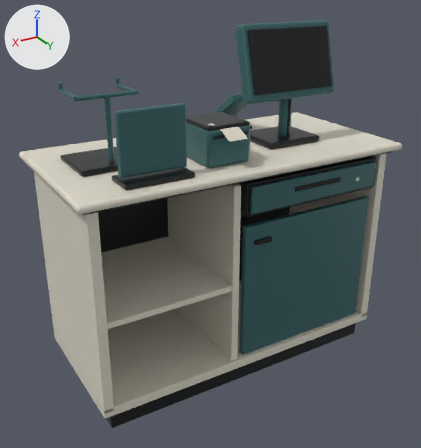
Before and after pictures for a commit that changed the Blender file models/cashier-counter-pos/sources/cashier-counter-pos.blend.
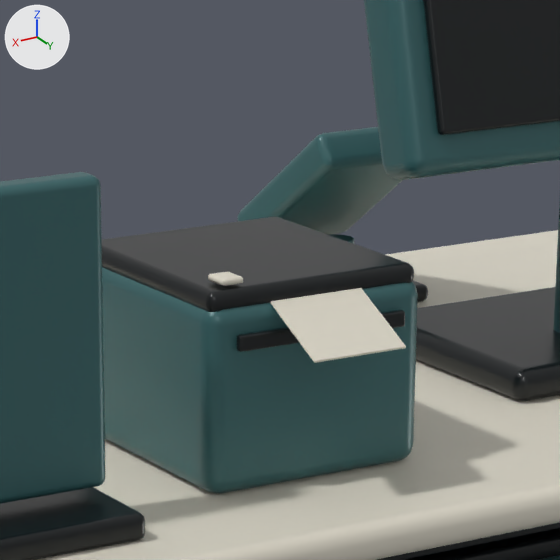
Each version is shown whole from a 50 mm camera at (1.199, 1.961, 1.596) aimed at (0.035, 0.021, 0.626), then close up on the part from 39% to 66% of the width and 15% to 41% of the height. The lights are fixed; the arrows at upper left show +X, +Y and +Z. The first two pictures are the older version.

Names of what the first close-up shows: 'CARD_Housing', 'CARD_Support', 'COUNTER_Countertop', 'DRAWER_Case', 'POS_Base', 'POS_BlankDarkTouchscreen', 'POS_Housing', 'PRINTER_BlankReceipt', 'PRINTER_Body', 'PRINTER_Lid', 'PRINTER_PaperSlot', 'SIGN_Base', 'SIGN_Frame' and 5 more.
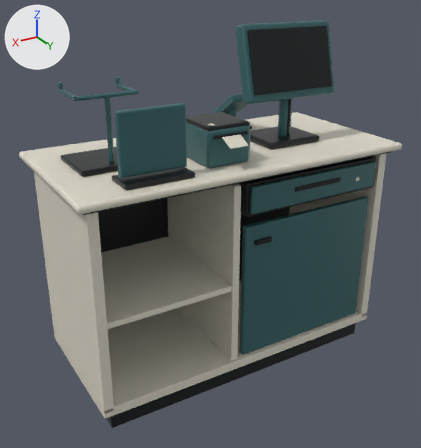
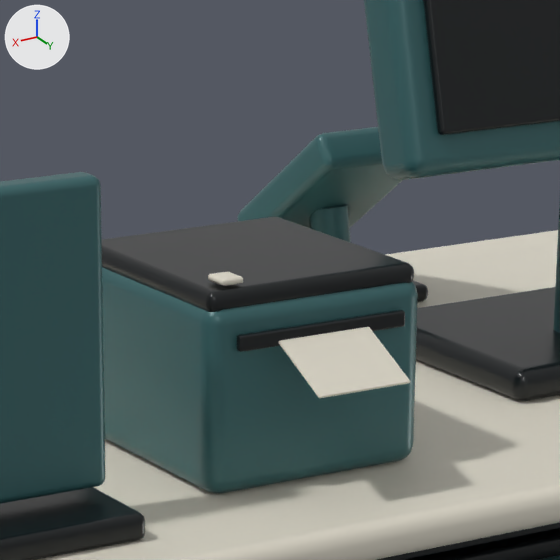
The change, as a list of edits to the scene's bpy script:
```text
Change me_cylinder_003:
    used by ob_card_support; parent = ob_asset_cashiercounterpos; location = (-0.23, -0.22, 0.986); rotation_euler = (0.0, 0.0, 3.142), in degrees (0, 0, 180)
    remove me_cylinder_003.from_pydata(...)  # 24 vertices, 14 faces; spans x -0.018..0.018, y -0.018..0.018, z -0.0195..0.0195
    add me_cylinder_003.from_pydata(...)  # 24 vertices, 14 faces; spans x -0.018..0.018, y -0.018..0.018, z -0.0334..0.0334
    me_cylinder_003 part 1: the whole mesh is scaled about its middle by (1, 1, 1.71)
Change ob_printer_blankreceipt:
    ob_printer_blankreceipt.location: (0.085, 0.267, 1.074) -> (0.085, 0.274, 1.05)
Change ob_card_support:
    ob_card_support.location: (-0.23, -0.22, 0.986) -> (-0.23, -0.226, 0.999)
    ob_card_support.rotation_euler: (0.0, 0.0, 3.142) -> (0.181, 0.0, 0.0)  # degrees (0, 0, 180) -> degrees (10, 0, 0)
```

Pixel boxes (x1, y1, x2, y2) of what changed, in the close-ups (560 x 560 px):
'PRINTER_BlankReceipt', moved: before (270, 288, 406, 363); after (279, 327, 411, 398)
'CARD_Support', mesh rescaled, moved, turned (mostly hidden before): before (329, 234, 354, 244); after (309, 205, 351, 243)
